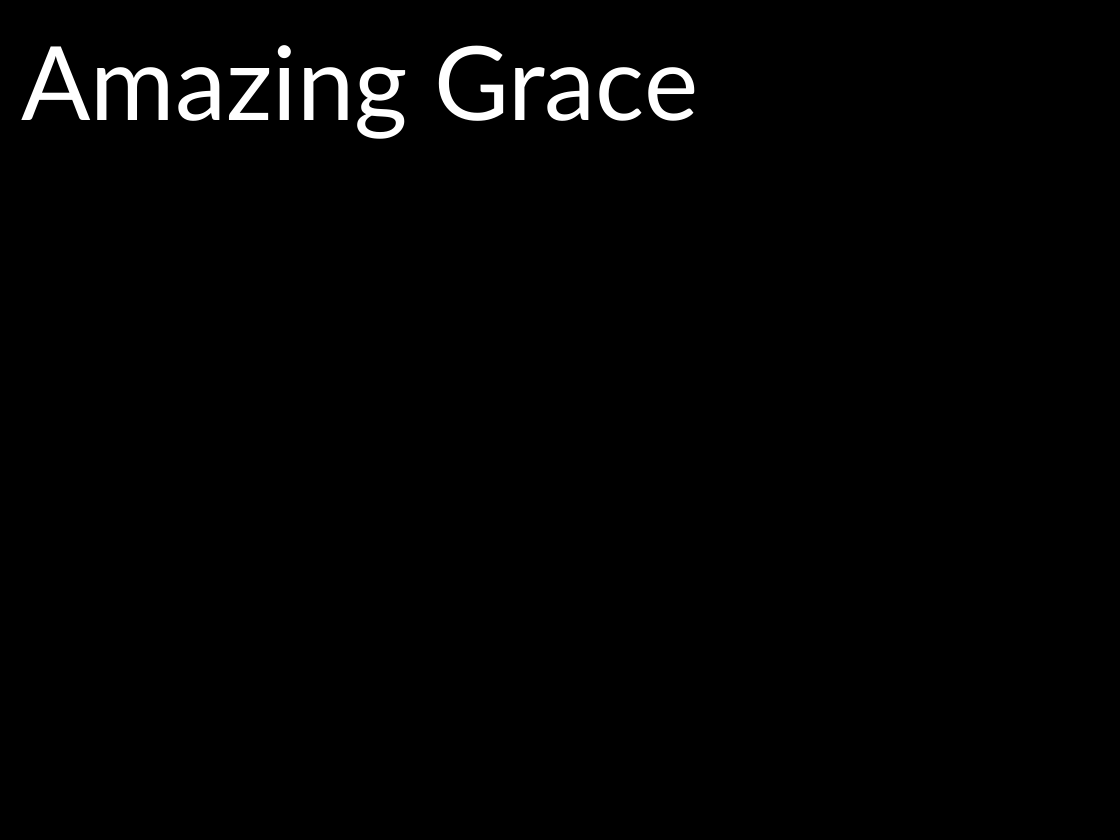
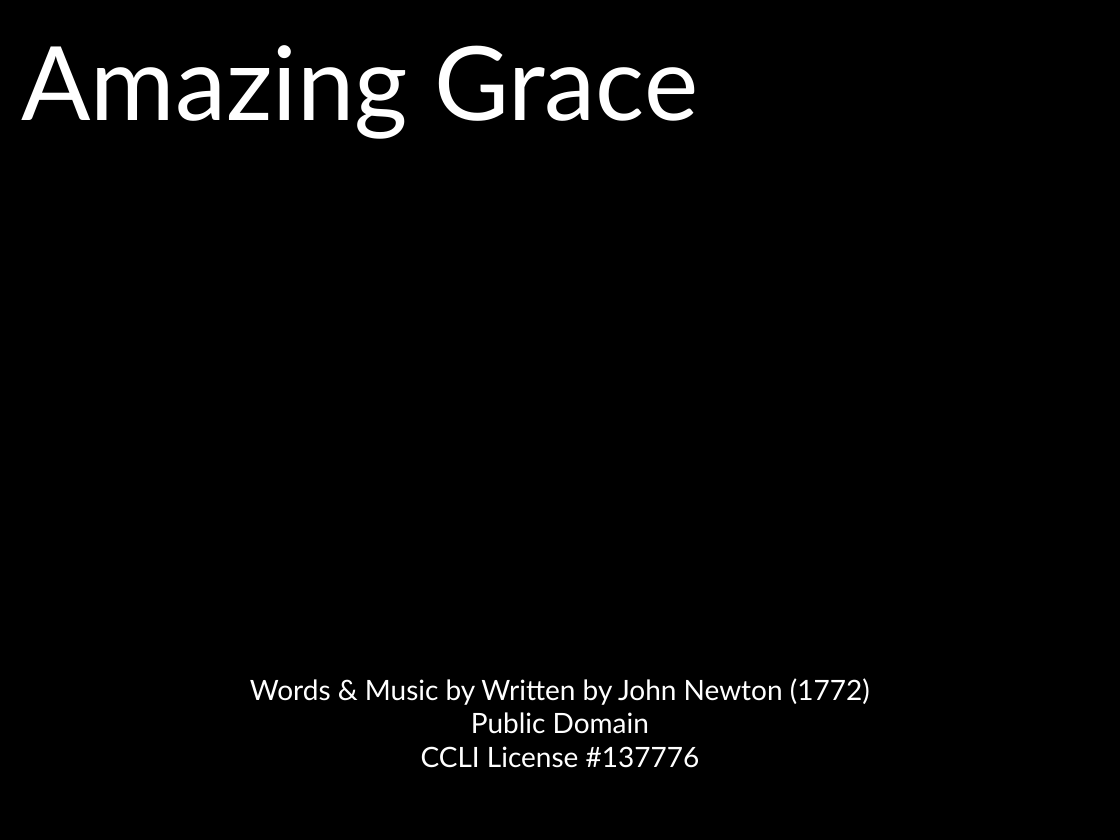
Before and after one commit to kendall412/worship, a slide deck: slide 1 of Amazing Grace.pptx. Drawn at 1120x840 pixels with LibreOffice and Linux fonts; fonts in the diff are those of the drawing. Boxes give left, top, right and bottom in pixels: in the first picture for what was removed or moved away, otherwise in the second. Text is boxed around its words. In the diff, an @@ line names an element or a change of style, - is before the commit and + after.

```diff
--- a/Amazing Grace.pptx
+++ b/Amazing Grace.pptx
@@ text added at box(250, 678, 870, 768), 18 pt, text #FFFFFF @@
+Words & Music by Written by John Newton (1772)
+Public Domain
+CCLI License #137776
```
Also in this commit, not shown: 8 other slides changed, 9 other files.
